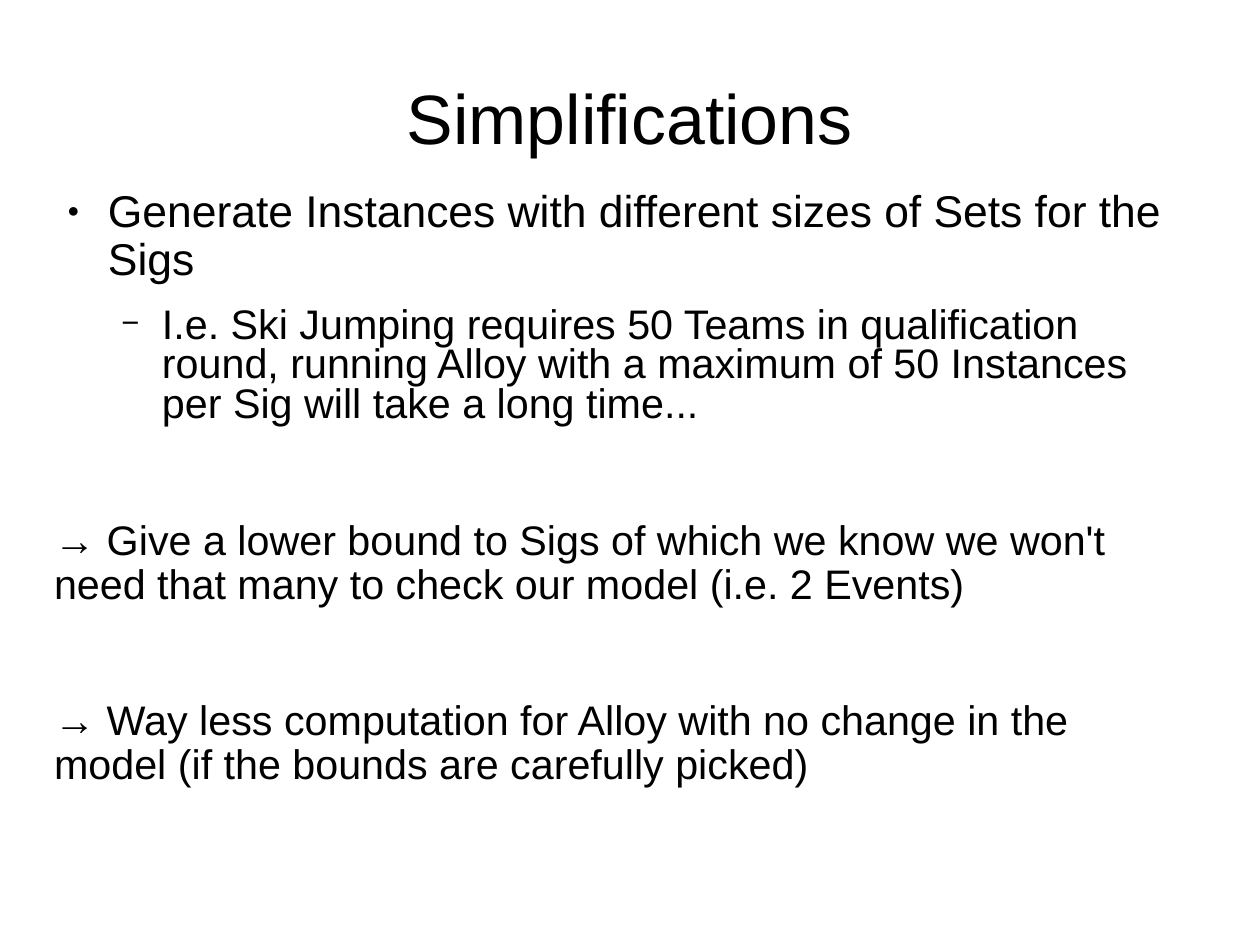
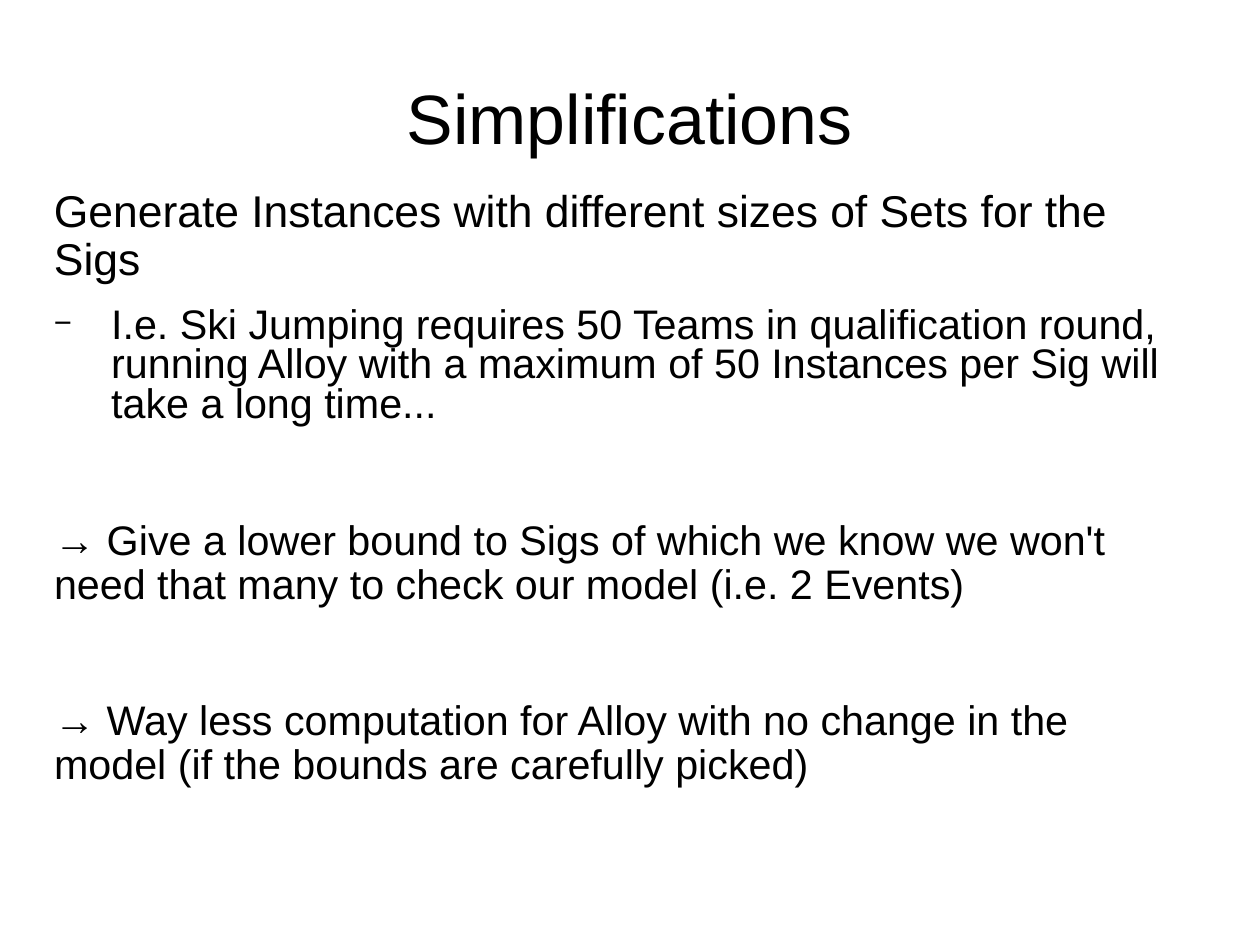
Before and after one commit to JonasMohler/SAE, a slide deck: slide 10 of Part_2/SAE-Präsi.odp (slide 7 before the commit). Drawn at 1260x945 pixels with LibreOffice and Linux fonts; fonts in the diff are those of the drawing. Boxes give left, top, right and bottom in pixels: in the first picture for what was removed or moved away, otherwise in the second. Text is boxed around its words. In the diff, an @@ line names an element or a change of style, - is before the commit and + after.

```diff
--- a/Part_2/SAE-Präsi.odp
+++ b/Part_2/SAE-Präsi.odp
@@ text "Generate Instances with different sizes ..." at bbox=[54, 194, 1159, 426]: bullet ● to none; indent changed @@
```
Also in this commit, not shown: 3 other slides changed, 4 slides added, 1 other file.
